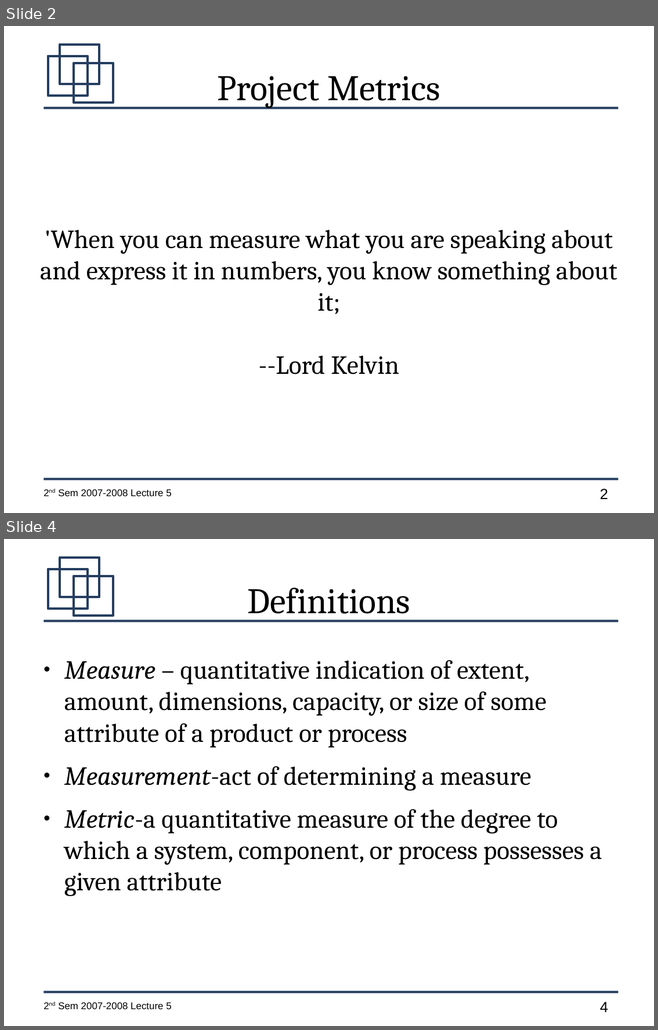
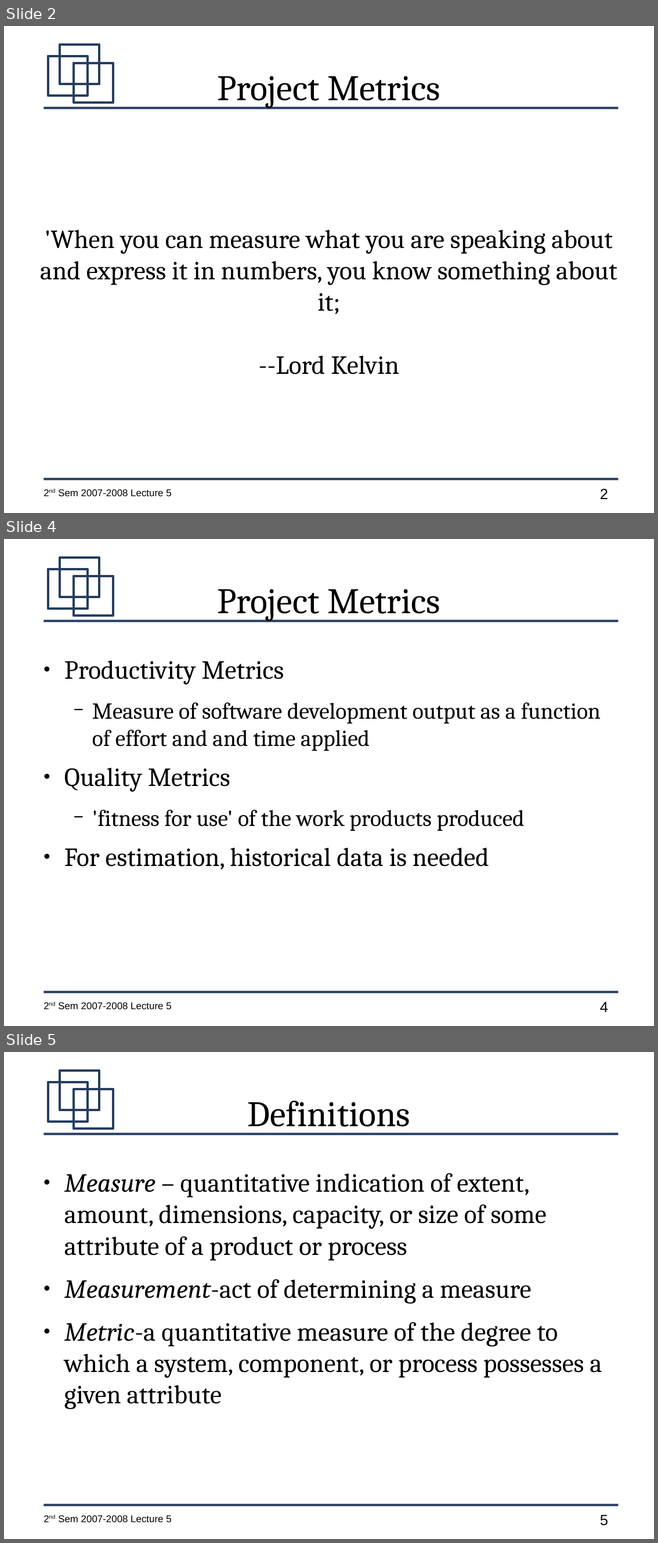
Before and after one commit to jachermocilla/jach-homepage, a slide deck: CMSC128-2nd-Sem-2007-L5.odp. Shown one above the other, each under a label of ours: slides 2 and 4 before the commit, slides 2, 4 and 5 after it; the slides between them are not shown. The pictures are 658x1030 and 658x1543 pixels, drawn with LibreOffice and Linux fonts; fonts in the diff are those of the drawing. Boxes give left, top, right and bottom in pixels: in the first picture for what was removed or moved away, otherwise in the second. Text is boxed around its words. In the diff, an @@ line names an element or a change of style, - is before the commit and + after.

```diff
--- a/CMSC128-2nd-Sem-2007-L5.odp
+++ b/CMSC128-2nd-Sem-2007-L5.odp
@@ slide 4 added at <box>4,539,654,1026</box>, background #FFFFFF; not listed: 7 template elements that a slide beside it also shows @@
@@ title added at <box>217,589,440,621</box>, 44 pt, text #000000 @@
+Project Metrics
@@ text added at <box>64,660,600,870</box>, 28 pt, text #000000 @@
+● Productivity Metrics
+  − Measure of software development output as a function of effort and and time applied
+● Quality Metrics
+  − 'fitness for use' of the work products produced
+● For estimation, historical data is needed
@@ what was slide 4 is now slide 5 @@
@@ page number at <box>600,1515,608,1526</box>: text changed @@
-4
+5
```
Also in this commit, not shown: 4 slides changed, 11 other slides added.
